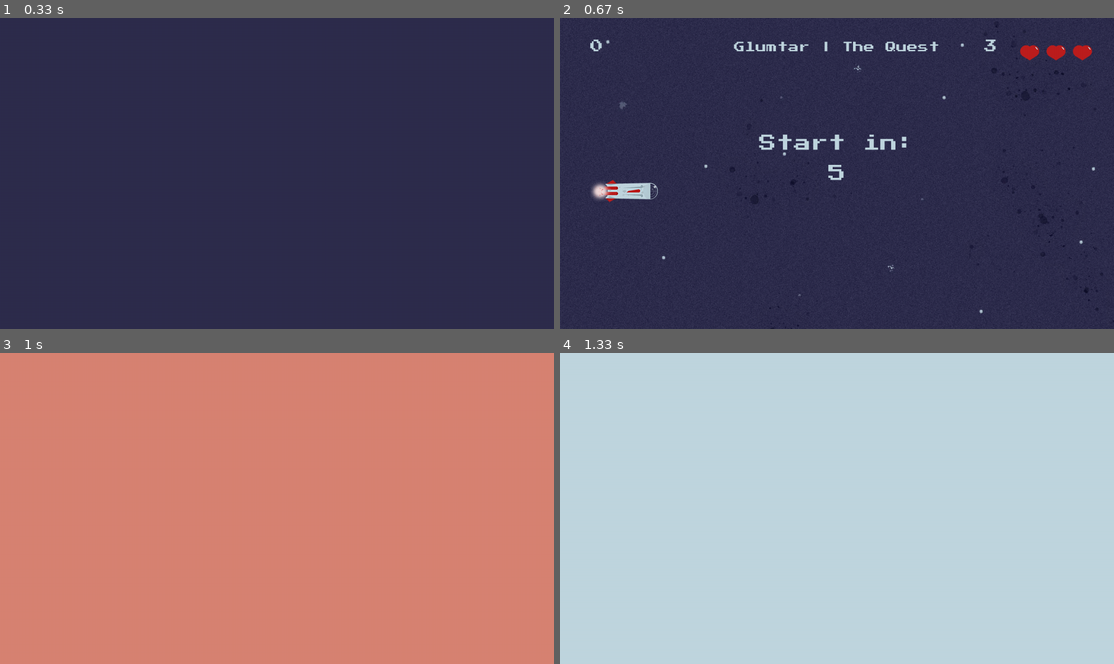
Above: before the commit, frames 1-4 (two rows, left to right).
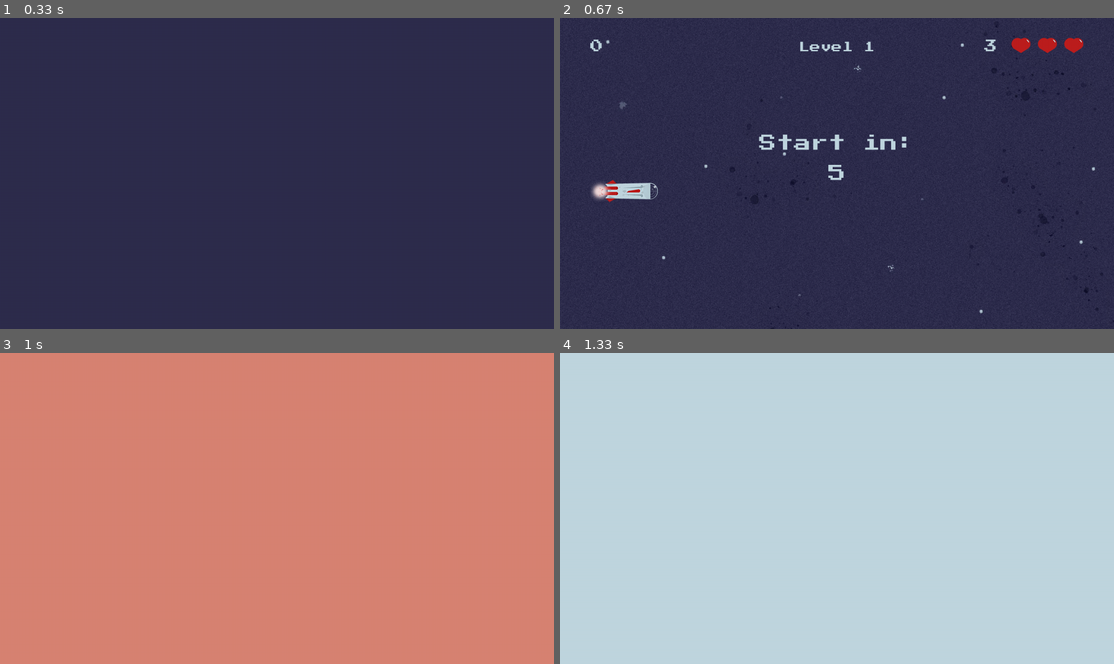
Above: after the commit, the same moments.

Repository: AdrianFSN/proyecto-final-pygame-quest
Game: pygame game, started from main.py
The game is run twice, just before and just after one commit, with the same random seed, the same clock (stepped at 60 frames per second) and the same inputs.
Inputs:
- Up to frame 1 (0.33 s): no input
- Up to frame 2 (0.67 s): tap Space at 0.33 s
- Up to frame 3 (1 s): hold Up from 0.67 s (still down); tap Space at 0.73 s
- Up to frame 4 (1.33 s): tap Space at 1.03, 1.23 s; release Up at 1.13 s; hold Down from 1.17 s (still down)

Frame 1 is identical in both runs. In frame 2, 1.1% of the frame differs, in the area x 31-96%, y 6-14%; in frame 3, nothing differs; in frame 4, nothing differs.

Commit message:
fix: ajusto la posición de los corazones

Diff:
--- a/glumtar/__init__.py
+++ b/glumtar/__init__.py
@@ -28,6 +28,7 @@
 
 LIVES = 3
 LIVES_MARGIN = 300
+HEARTS_MARGIN = 70
 
 # Triggers and countdowns times
 METEO_FREQUENCY_LEVEL1 = 1000
--- a/glumtar/entities.py
+++ b/glumtar/entities.py
@@ -3,7 +3,7 @@
 
 import pygame
 
-from . import COLUMBIA_BLUE, FONT, FONT_SIZE, HEIGHT, LIVES, LIVES_MARGIN, TOP_MARGIN_LIMIT, METEO_OUTER_MARGIN, SCOREBOARD_MARGIN, WIDTH
+from . import COLUMBIA_BLUE, FONT, FONT_SIZE, HEIGHT, LIVES, LIVES_MARGIN, TOP_MARGIN_LIMIT, HEARTS_MARGIN, METEO_OUTER_MARGIN, SCOREBOARD_MARGIN, WIDTH
 
 
 class Ship(pygame.sprite.Sprite):
@@ -124,8 +124,6 @@
         self.available_lives = {}
         self.livesX = WIDTH - LIVES_MARGIN
         self.livesY = TOP_MARGIN_LIMIT - FONT_SIZE
-        self.heartsX = WIDTH - 50
-        self.heartsY = TOP_MARGIN_LIMIT
         self.decrease_lives = 1
 
         self.end_game = False
@@ -137,6 +135,8 @@
 
         self.hearts_image = pygame.image.load(
             self.available_lives.get(self.lives_value))
+        self.heartsX = WIDTH - HEARTS_MARGIN
+        self.heartsY = TOP_MARGIN_LIMIT - (self.hearts_image.get_height()/2)
         self.rect = self.hearts_image.get_rect(
             midright=(self.heartsX, self.heartsY))
 
--- a/glumtar/scenes.py
+++ b/glumtar/scenes.py
@@ -183,7 +183,7 @@
             return self.countdown_stop
 
     def add_glumtar_title(self):
-        self.title = "Glumtar | The Quest"
+        self.title = "Level 1"
 
         font = FONT
         self.font_route = os.path.join('glumtar', 'resources', 'fonts', font)
